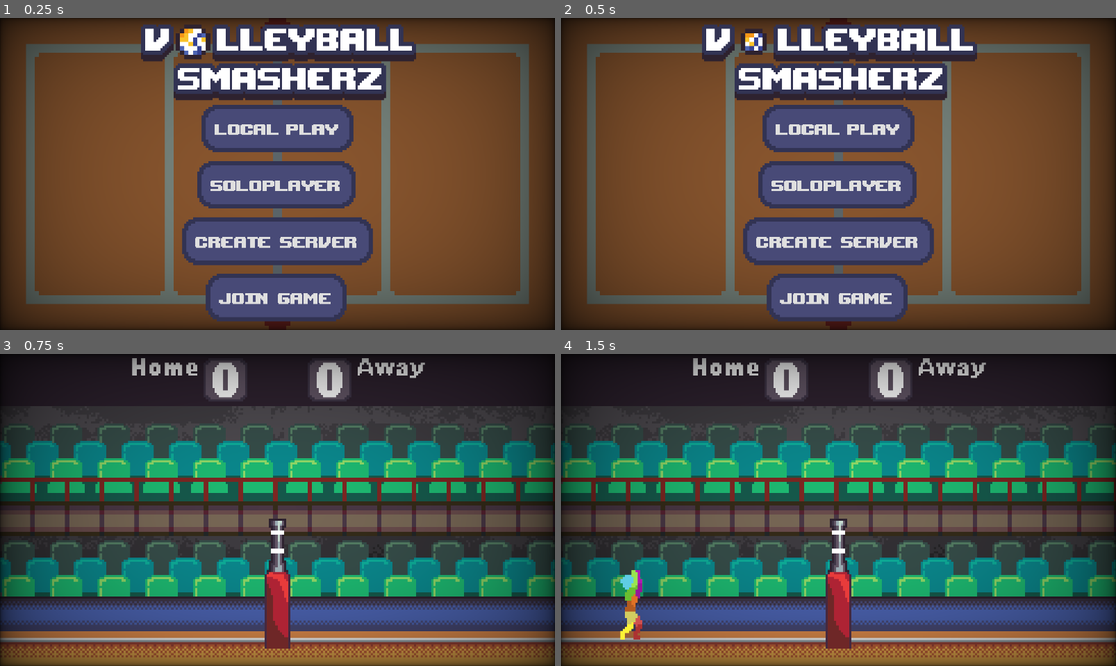
Above: before the commit, frames 1-4 (two rows, left to right).
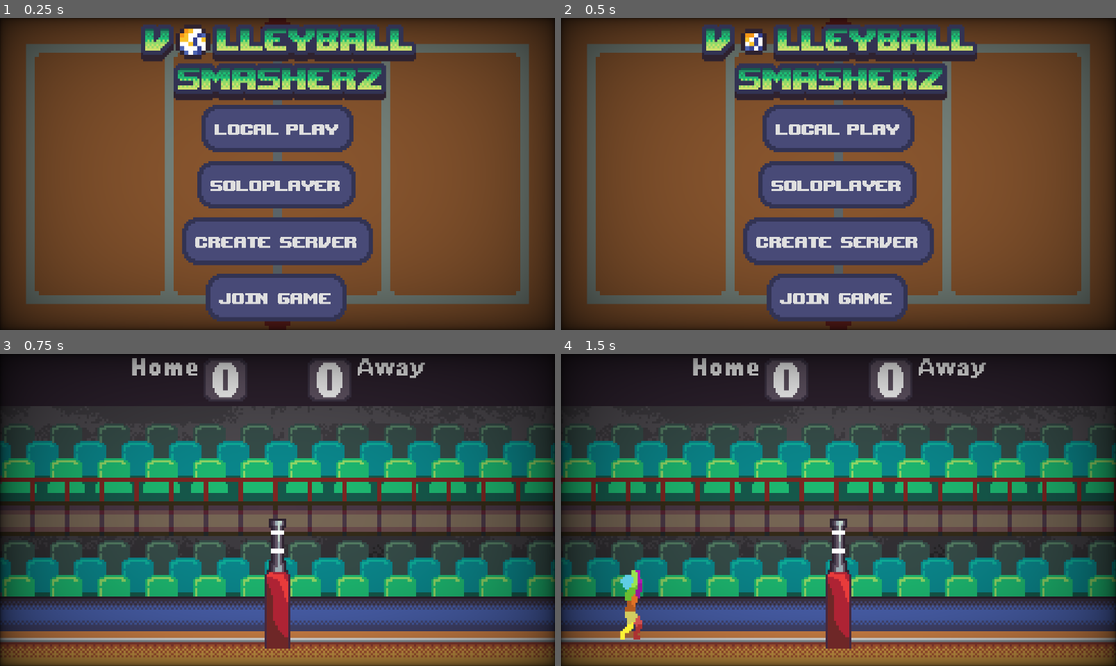
Above: after the commit, the same moments.

Repository: wonderdip/Arcade-Game
Game: Godot game, scene res://Scenes/Menus/title_screen.tscn
The game is run twice, just before and just after one commit, with the same random seed, the same clock (stepped at 60 frames per second) and the same inputs.
Inputs:
- Up to frame 1 (0.25 s): no input
- Up to frame 2 (0.5 s): no input
- Up to frame 3 (0.75 s): click "Local Play" at 0.5 s
- Up to frame 4 (1.5 s): tap Enter at 1.25 s; hold D (right) from 1.28 s (still down); hold F (set) from 1.28 s (still down)

The runs differ from the first frame. In frame 1, 3.5% of the frame differs, in the area x 26-75%, y 3-23%; in frame 2, 3.5%; in frame 3, nothing differs; in frame 4, nothing differs.

Commit message:
added different title colours and a license

Diff:
--- a/Scenes/Menus/title_screen.tscn
+++ b/Scenes/Menus/title_screen.tscn
@@ -6,6 +6,10 @@
 [ext_resource type="PackedScene" uid="uid://btcp30cq4g58t" path="res://Scenes/Menus/main_menu.tscn" id="6_6a4bo"]
 [ext_resource type="Texture2D" uid="uid://ckesrjrj7u4gq" path="res://Assets/Start Screen/Volleyball_anim.png" id="6_qrrr1"]
 [ext_resource type="Texture2D" uid="uid://lg25kccmrh0u" path="res://Assets/Start Screen/Title.png" id="7_5l772"]
+[ext_resource type="Texture2D" uid="uid://ddt57j44685qk" path="res://Assets/Start Screen/Title_Blue.png" id="7_wqk6i"]
+[ext_resource type="Texture2D" uid="uid://c1j0ad0roj7p7" path="res://Assets/Start Screen/Title_Red.png" id="8_wqk6i"]
+[ext_resource type="Texture2D" uid="uid://cw6abvsavasq" path="res://Assets/Start Screen/Title_Green.png" id="9_jfetd"]
+[ext_resource type="Texture2D" uid="uid://ct7pj0qo02eid" path="res://Assets/Start Screen/Title_Green2.png" id="10_6a4bo"]
 
 [sub_resource type="ShaderMaterial" id="ShaderMaterial_5e717"]
 shader = ExtResource("2_5l772")
@@ -99,3 +103,55 @@
 animation = &"squish"
 autoplay = "squish"
 frame_progress = 0.65984
+
+[node name="TitleBlue" type="Sprite2D" parent="."]
+position = Vector2(0, -52)
+texture = ExtResource("7_wqk6i")
+offset = Vector2(0.5, 0.5)
+
+[node name="Ball" type="AnimatedSprite2D" parent="TitleBlue"]
+position = Vector2(-39, -9)
+scale = Vector2(2, 2)
+sprite_frames = SubResource("SpriteFrames_uo7yt")
+animation = &"squish"
+autoplay = "squish"
+frame_progress = 0.65984
+
+[node name="TitleRed" type="Sprite2D" parent="."]
+position = Vector2(0, -52)
+texture = ExtResource("8_wqk6i")
+offset = Vector2(0.5, 0.5)
+
+[node name="Ball" type="AnimatedSprite2D" parent="TitleRed"]
+position = Vector2(-39, -9)
+scale = Vector2(2, 2)
+sprite_frames = SubResource("SpriteFrames_uo7yt")
+animation = &"squish"
+autoplay = "squish"
+frame_progress = 0.65984
+
+[node name="TitleGreen" type="Sprite2D" parent="."]
+position = Vector2(0, -52)
+texture = ExtResource("9_jfetd")
+offset = Vector2(0.5, 0.5)
+
+[node name="Ball" type="AnimatedSprite2D" parent="TitleGreen"]
+position = Vector2(-39, -9)
+scale = Vector2(2, 2)
+sprite_frames = SubResource("SpriteFrames_uo7yt")
+animation = &"squish"
+autoplay = "squish"
+frame_progress = 0.65984
+
+[node name="TitleGreen2" type="Sprite2D" parent="."]
+position = Vector2(0, -52)
+texture = ExtResource("10_6a4bo")
+offset = Vector2(0.5, 0.5)
+
+[node name="Ball" type="AnimatedSprite2D" parent="TitleGreen2"]
+position = Vector2(-39, -9)
+scale = Vector2(2, 2)
+sprite_frames = SubResource("SpriteFrames_uo7yt")
+animation = &"squish"
+autoplay = "squish"
+frame_progress = 0.65984
--- a/Scenes/player_arms.tscn
+++ b/Scenes/player_arms.tscn
@@ -213,7 +213,7 @@
 }
 
 [sub_resource type="CapsuleShape2D" id="CapsuleShape2D_ism15"]
-radius = 2.9958892
+radius = 4.3813424
 height = 20.0
 
 [node name="Player Arms" type="Area2D"]
Binary file changed: Assets/Start Screen/Title.png
Binary file added: Assets/Start Screen/Title_Blue.png
Not shown, added: Assets/Start Screen/Title_Blue.png.import
Binary file added: Assets/Start Screen/Title_Green.png
Not shown, added: Assets/Start Screen/Title_Green.png.import
Binary file added: Assets/Start Screen/Title_Green2.png
Not shown, added: Assets/Start Screen/Title_Green2.png.import
Binary file added: Assets/Start Screen/Title_Red.png
Not shown, added: Assets/Start Screen/Title_Red.png.import
Not shown, added: LICENSE.txt
Not shown: 1 places in Scenes/Menus/title_screen.tscn that only renumber resources
